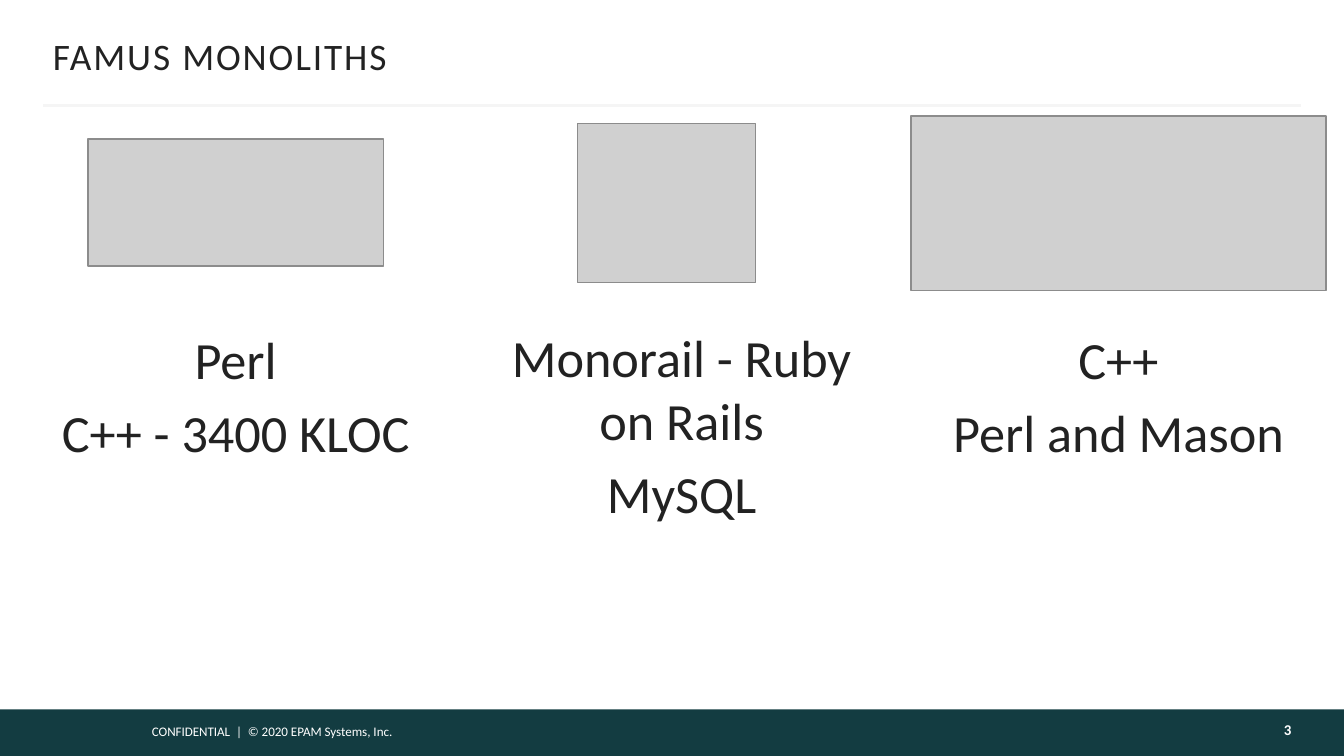
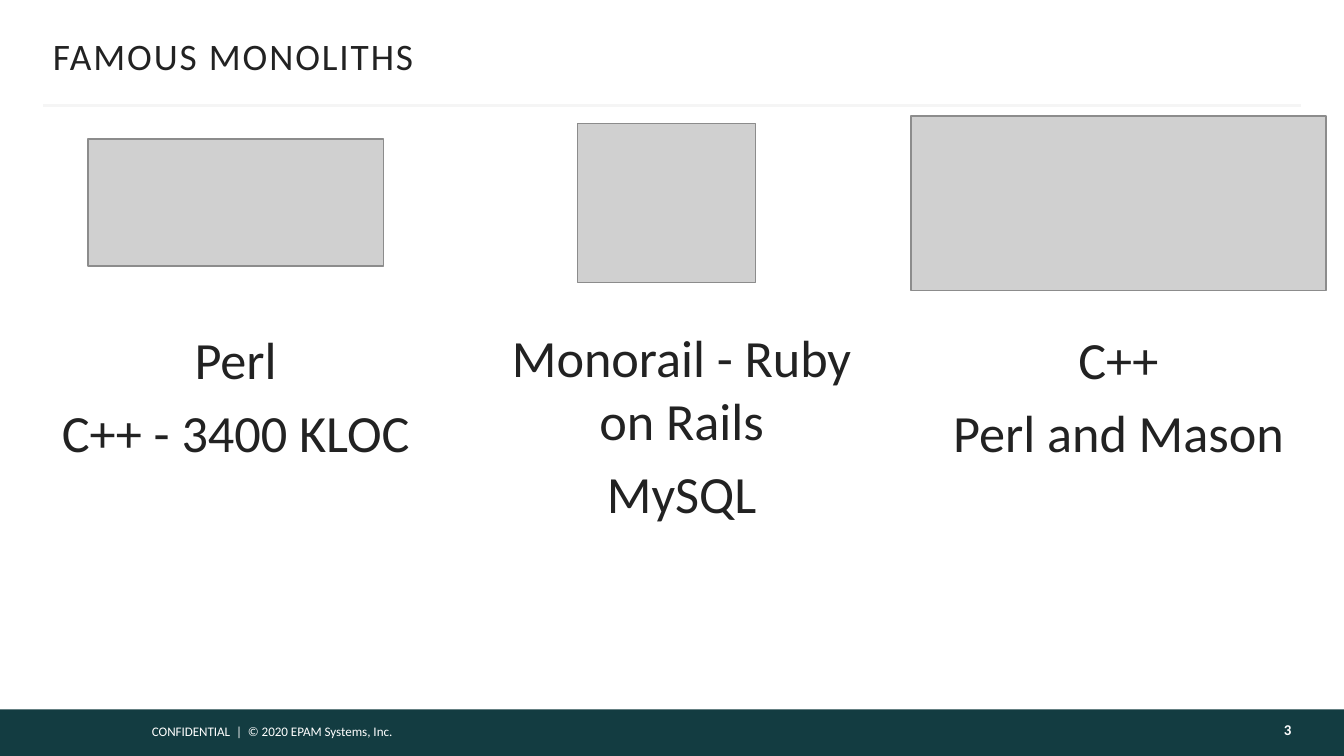
Before and after one commit to gitaroktato/introduction-to-microservices, a slide deck: slide 3 of lecture_2_monolith_vs_microservices.pptx. Drawn at 1344x756 pixels with LibreOffice and Linux fonts; fonts in the diff are those of the drawing; grey boxes stand for pictures; background and template pictures are left out. Boxes give left, top, right and bottom in pixels: in the first picture for what was removed or moved away, otherwise in the second. Text is boxed around its words. In the diff, an @@ line names an element or a change of style, - is before the commit and + after.

```diff
--- a/lecture_2_monolith_vs_microservices.pptx
+++ b/lecture_2_monolith_vs_microservices.pptx
@@ title at bbox=[53, 45, 413, 71]: text changed @@
-FAMUS MONOLITHS
+FAMOUS MONOLITHS
```
Also in this commit, not shown: 4 other slides changed, 4 slides added.
